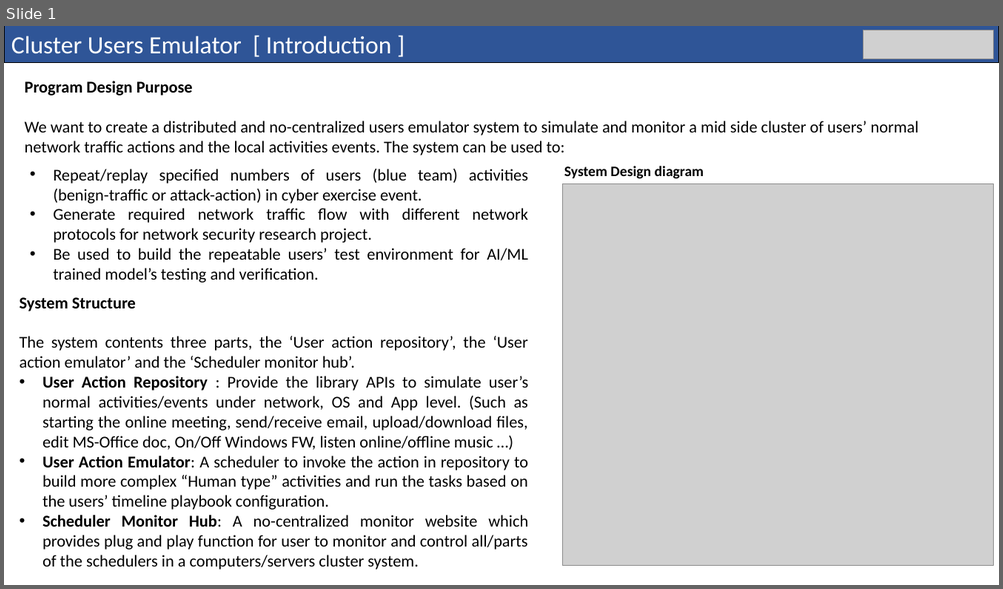
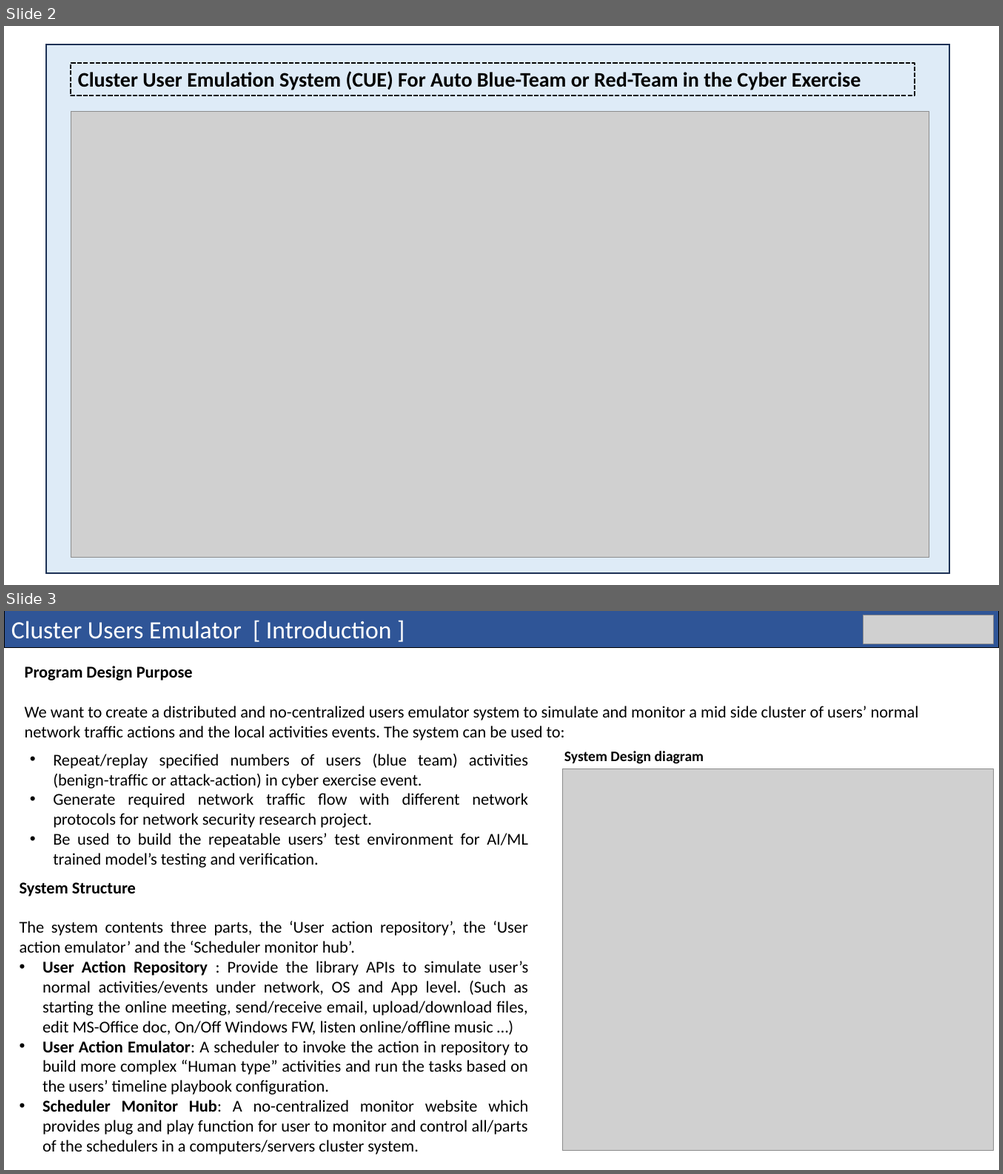
Before and after one commit to LiuYuancheng/Cluster_User_Emulation_System, a slide deck: doc/designDoc.pptx. Shown one above the other, each under a label of ours: slide 1 before the commit, slides 2 and 3 after it. The pictures are 1003x589 and 1003x1174 pixels, drawn with LibreOffice and Linux fonts; fonts in the diff are those of the drawing; grey boxes stand for pictures. Boxes give left, top, right and bottom in pixels: in the first picture for what was removed or moved away, otherwise in the second. Text is boxed around its words. In the diff, an @@ line names an element or a change of style, - is before the commit and + after.

```diff
--- a/doc/designDoc.pptx
+++ b/doc/designDoc.pptx
@@ slide 2 added at <box>4,26,999,585</box>, background #FFFFFF @@
@@ rectangle added at <box>45,44,949,574</box>, fill #DEEBF7, outline #1E3256 1 pt @@
@@ rectangle added at <box>71,62,914,96</box>, outline #000000 1.5 pt dashed, 20 pt, text #000000, bold @@
+Cluster User Emulation System (CUE) For Auto Blue-Team or Red-Team in the Cyber Exercise
@@ picture added at <box>71,111,928,558</box> @@
@@ what was slide 1 is now slide 3 @@
```
Also in this commit, not shown: 1 other slide added, 1 other file.
